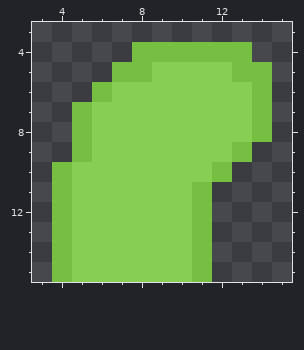
Two versions of one pixel-art sprite, src/images/tailbend.png. This is how it looked before the edit.
The file is 32x32 pixels, drawn in blocks of 2x2; one block is one cell here. Shown: x 3..15, y 3..15.
The result:
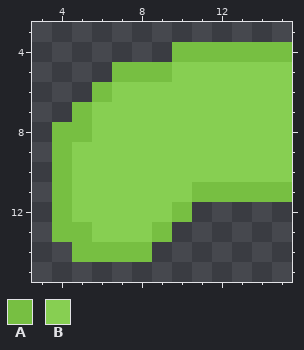
Palette (. is transparent): A #77bf42  B #87cf52
Difference:
y 4: x 8..9 AA -> ..; x 14..15 .. -> AA
y 5: x 9 B -> A; x 13..15 AA. -> BBB
y 6..7: x 14..15 A. -> BB
y 8: x 4 . -> A; x 14..15 A. -> BB
y 9: x 4..5 .A -> AB; x 13..15 A.. -> BBB
y 10: x 12..15 A... -> BBBB
y 11: x 12..15 .... -> AAAA
y 12: x 10..11 BA -> A.
y 13: x 5 B -> A; x 9..11 BBA -> A..
y 14: x 4..11 ABBBBBBA -> .AAAA...
y 15: x 4..11 ABBBBBBA -> ........
Boxes around the changes in both pictures, in picture pixels (x1, y1, x2, y2):
changed: (52, 42, 292, 282)
